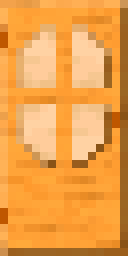
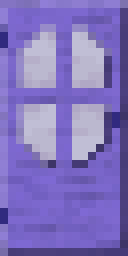
Revision of a layered w=128, h=256 image; what changed, layer by layer:
added group "Amethyst Deciever" with 3 layers above "Honey" over [0, 0, 128, 256]
added layer "Amethyst Deciever Extras #1" in group "Amethyst Deciever" over [0, 24, 120, 224]
added layer "Amethyst Deciever Window #1" in group "Amethyst Deciever" over [24, 32, 104, 160]
added layer "Amethyst Deciever Background #1" in group "Amethyst Deciever" over [0, 0, 128, 256]
